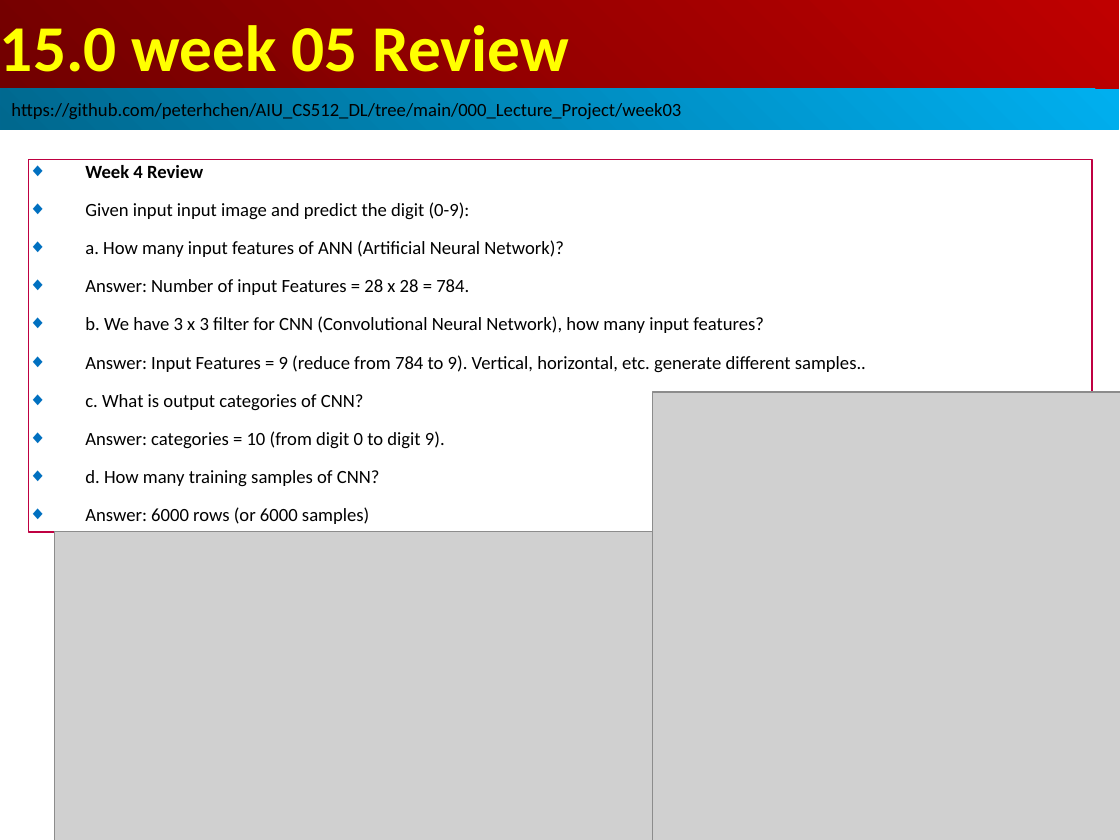
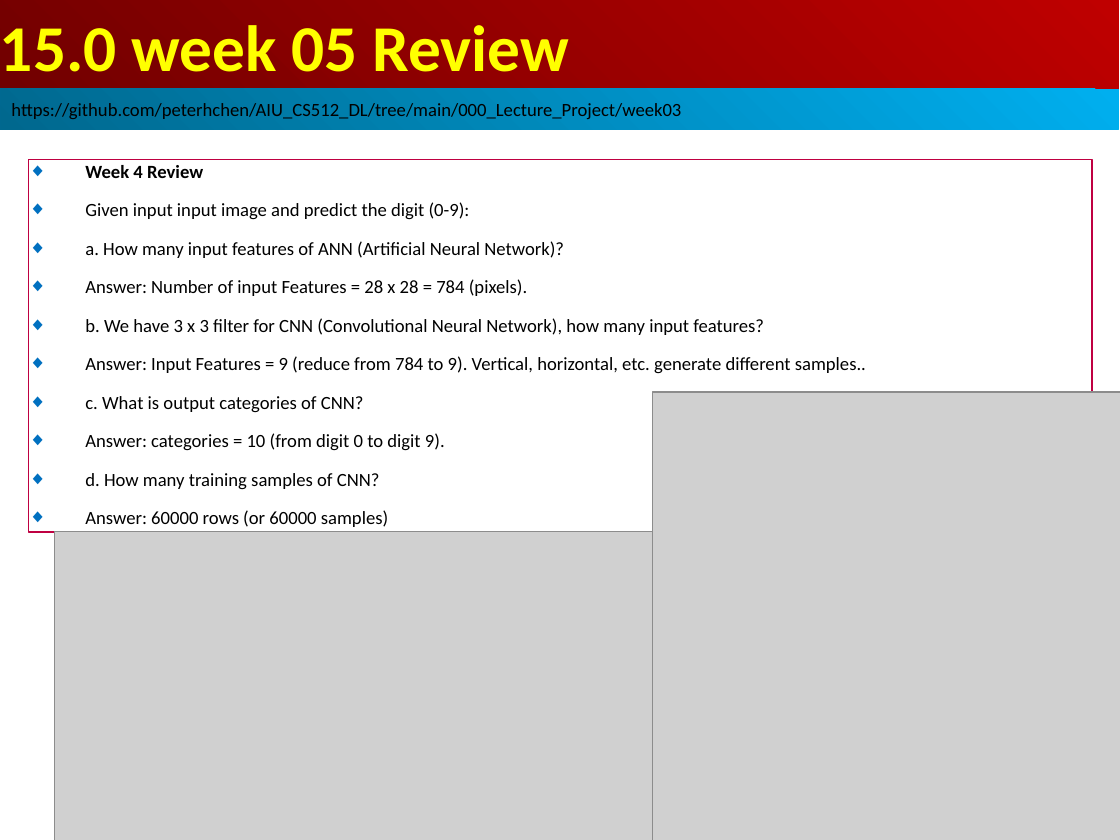
Before and after one commit to peterhchen/AIU_CS512_DL, a slide deck: slide 6 of 000_Lecture_Project/week06/01_Lecture/15.00_w05_review.ppt. Drawn at 1120x840 pixels with LibreOffice and Linux fonts; fonts in the diff are those of the drawing; grey boxes stand for pictures. Boxes give left, top, right and bottom in pixels: in the first picture for what was removed or moved away, otherwise in the second. Text is boxed around its words. In the diff, an @@ line names an element or a change of style, - is before the commit and + after.

```diff
--- a/000_Lecture_Project/week06/01_Lecture/15.00_w05_review.ppt
+++ b/000_Lecture_Project/week06/01_Lecture/15.00_w05_review.ppt
@@ text in rectangle at (x1=85, y1=279, x2=527, y2=296): text changed @@
-◆ Answer: Number of input Features = 28 x 28 = 784.
+◆ Answer: Number of input Features = 28 x 28 = 784 (pixels).
@@ text in rectangle at (x1=85, y1=510, x2=388, y2=527): text changed @@
-◆ Answer: 6000 rows (or 6000 samples)
+◆ Answer: 60000 rows (or 60000 samples)
```
Also in this commit, not shown: 6 other slides changed, 2 other files.
